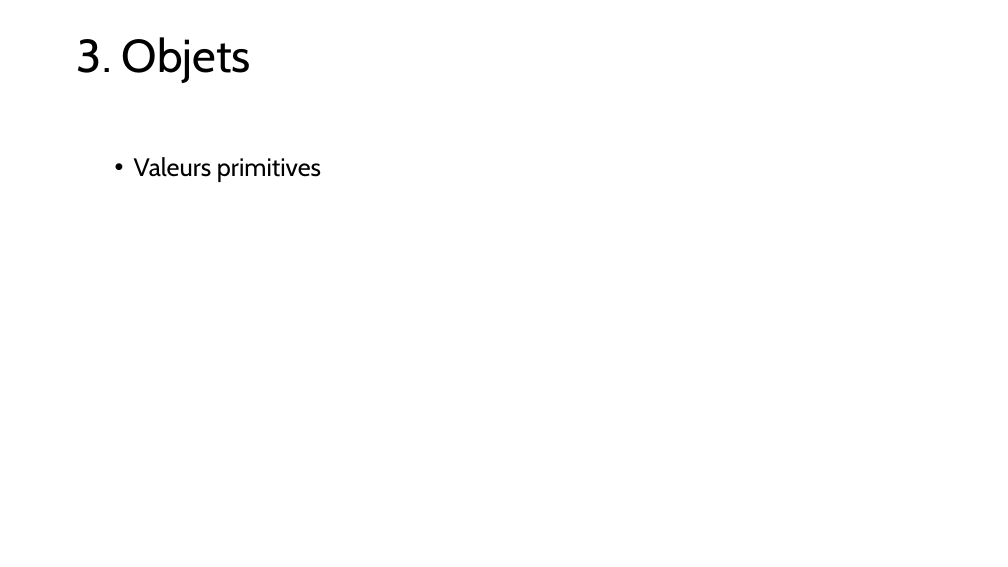
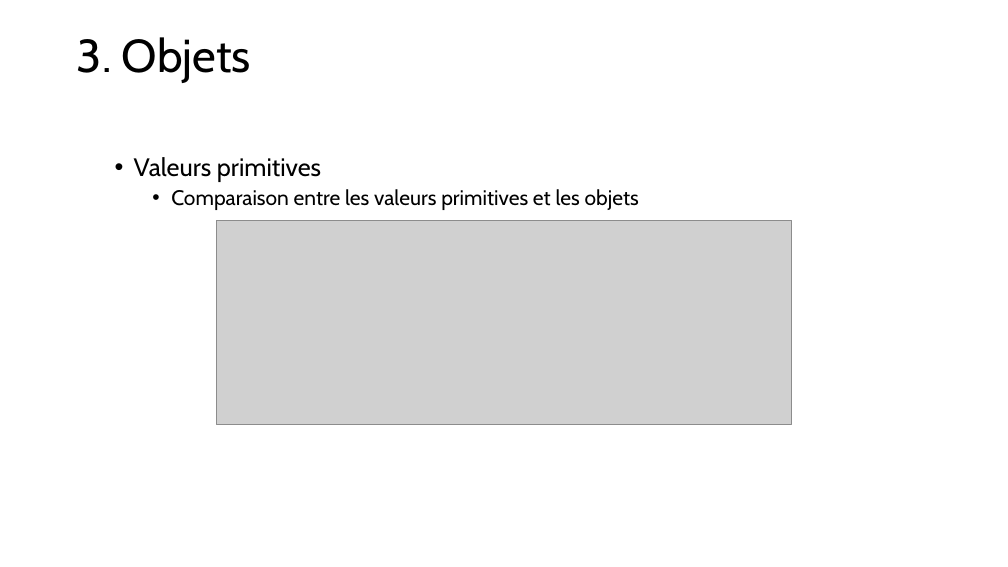
Before and after one commit to LJKhnor/chapitre-6, a slide deck: slide 27 of Chapitre 6.pptx (slide 22 before the commit). Drawn at 1008x567 pixels with LibreOffice and Linux fonts; fonts in the diff are those of the drawing; grey boxes stand for pictures. Boxes give left, top, right and bottom in pixels: in the first picture for what was removed or moved away, otherwise in the second. Text is boxed around its words. In the diff, an @@ line names an element or a change of style, - is before the commit and + after.

```diff
--- a/Chapitre 6.pptx
+++ b/Chapitre 6.pptx
@@ text at [171,189,639,210]: paragraph added @@
+    • Comparaison entre les valeurs primitives et les objets
@@ picture added at [216,221,792,425] @@
```
Also in this commit, not shown: 20 other slides changed, 8 slides added, 1 slide removed.
